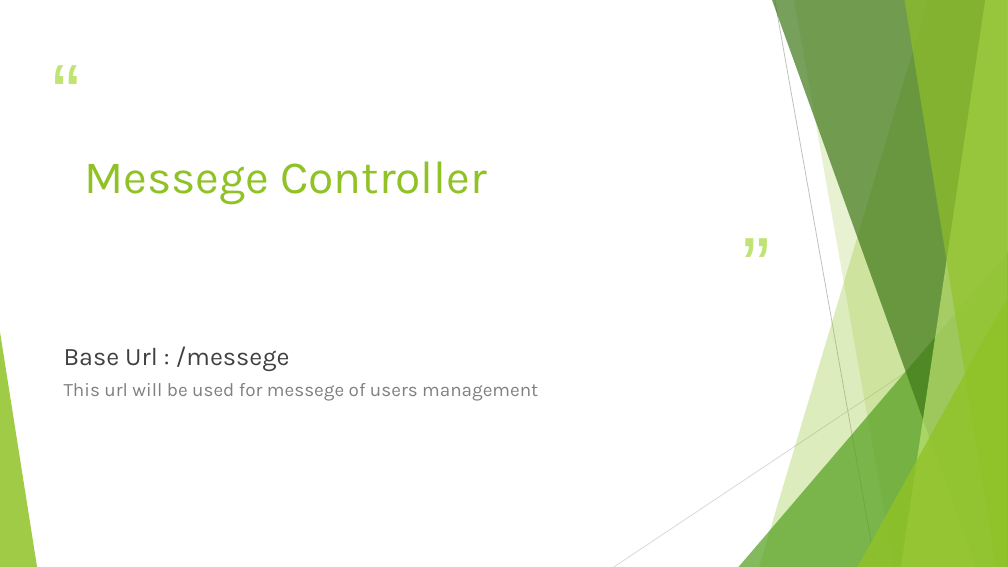
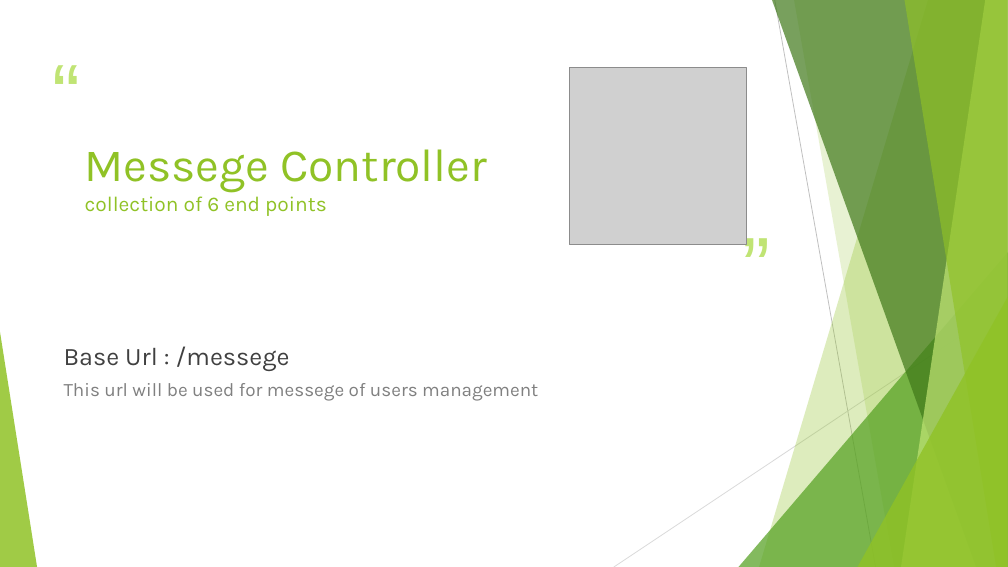
Before and after one commit to jidni911/sdcianSpring, a slide deck: slide 77 of Project SDC.pptx. Drawn at 1008x567 pixels with LibreOffice and Linux fonts; fonts in the diff are those of the drawing; grey boxes stand for pictures. Boxes give left, top, right and bottom in pixels: in the first picture for what was removed or moved away, otherwise in the second. Text is boxed around its words. In the diff, an @@ line names an element or a change of style, - is before the commit and + after.

Commit message:
pptx image added

```diff
--- a/Project SDC.pptx
+++ b/Project SDC.pptx
@@ picture added at (569,67,746,244) @@
@@ title at (85,149,487,216): text changed; size 44 to 20 pt @@
-Messege Controller
+Messege Controller
+collection of 6 end points
```
Also in this commit, not shown: 14 other slides changed.
